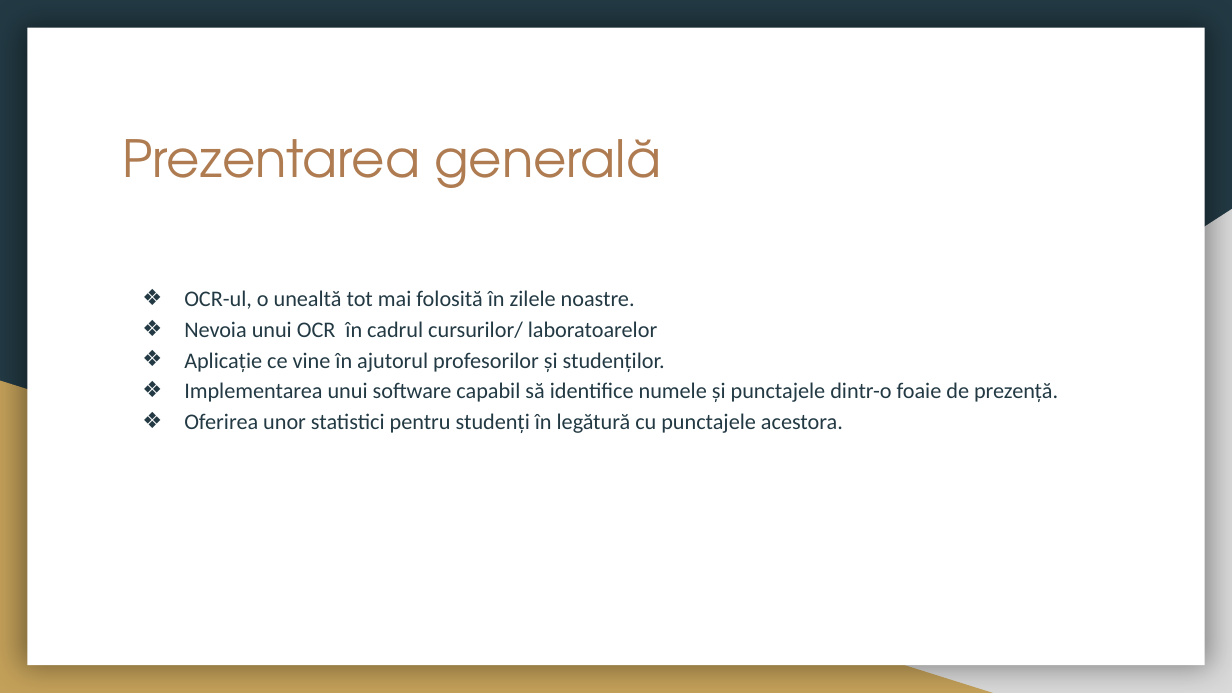
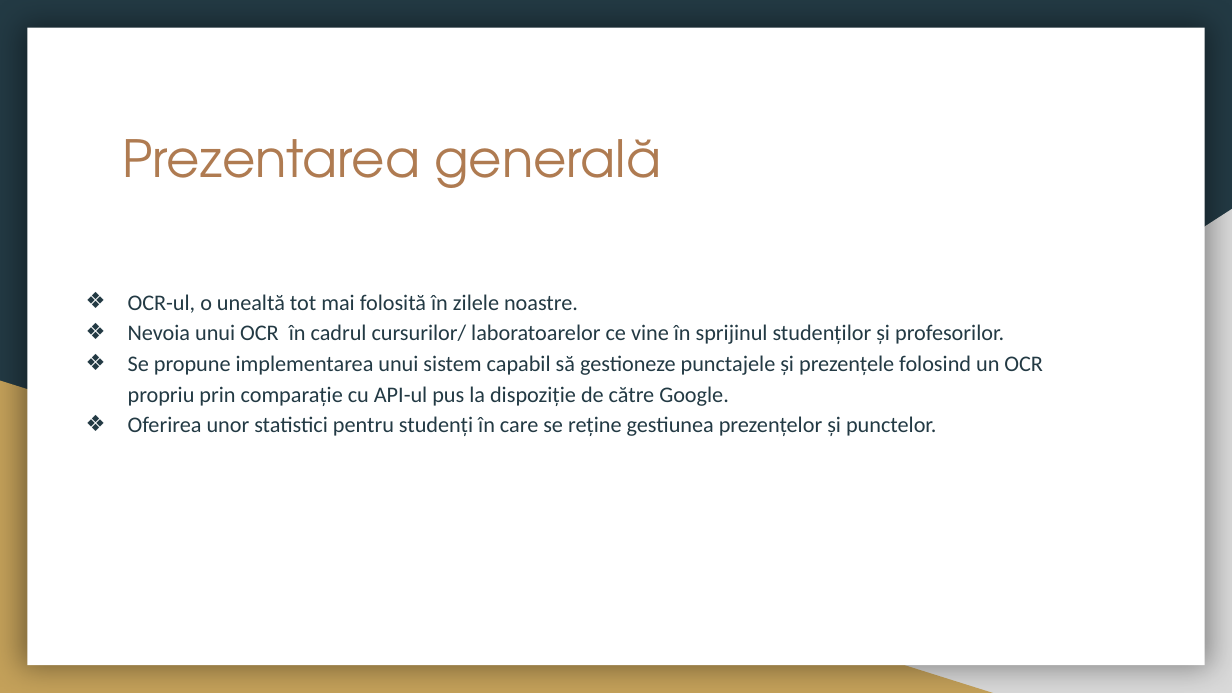
Before and after one commit to CiprianBodnar/BodnarIoanCiprianLicenta2019, a slide deck: slide 3 of Licenta2019BodnarIoanCiprian/Licenta.pptx. Drawn at 1232x693 pixels with LibreOffice and Linux fonts; fonts in the diff are those of the drawing. Boxes give left, top, right and bottom in pixels: in the first picture for what was removed or moved away, otherwise in the second. Text is boxed around its words. In the diff, an @@ line names an element or a change of style, - is before the commit and + after.

Commit message:
documentaie si prezentare

```diff
--- a/Licenta2019BodnarIoanCiprian/Licenta.pptx
+++ b/Licenta2019BodnarIoanCiprian/Licenta.pptx
@@ text "OCR-ul, o unealtă tot mai ...": place and size @@
-text "OCR-ul, o unealtă tot mai ..." at <box>184,290,1058,433</box>
+text "OCR-ul, o unealtă tot mai ..." at <box>128,294,1043,436</box>
@@ text at <box>128,324,1043,436</box>: text changed @@
-❖ Nevoia unui OCR în cadrul cursurilor/ laboratoarelor
-❖ Aplicație ce vine în ajutorul profesorilor și studenților.
-❖ Implementarea unui software capabil să identifice numele și punctajele dintr-o foaie de prezență.
-❖ Oferirea unor statistici pentru studenți în legătură cu punctajele acestora.
+❖ Nevoia unui OCR în cadrul cursurilor/ laboratoarelor ce vine în sprijinul studenților și profesorilor.
+❖ Se propune implementarea unui sistem capabil să gestioneze punctajele și prezențele folosind un OCR propriu prin comparație cu API-ul pus la dispoziție de către Google.
+❖ Oferirea unor statistici pentru studenți în care se reține gestiunea prezențelor și punctelor.
```
Also in this commit, not shown: 4 other slides changed, 8 slides added, 7 slides removed, 1 other file.
